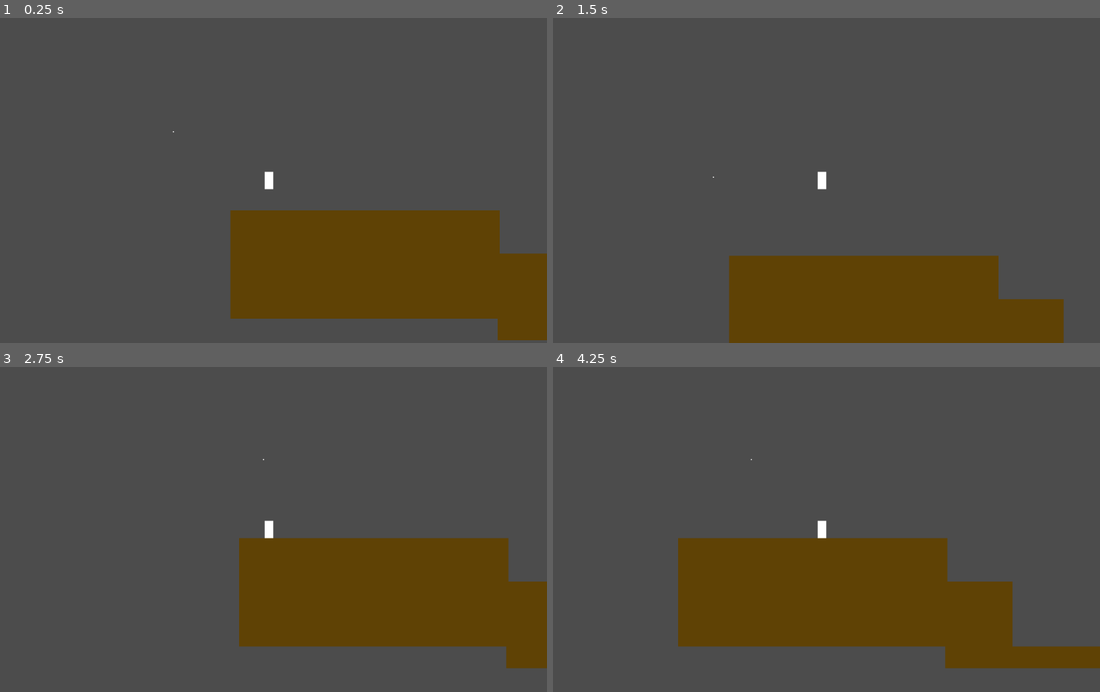
Above: before the commit, frames 1-4 (two rows, left to right).
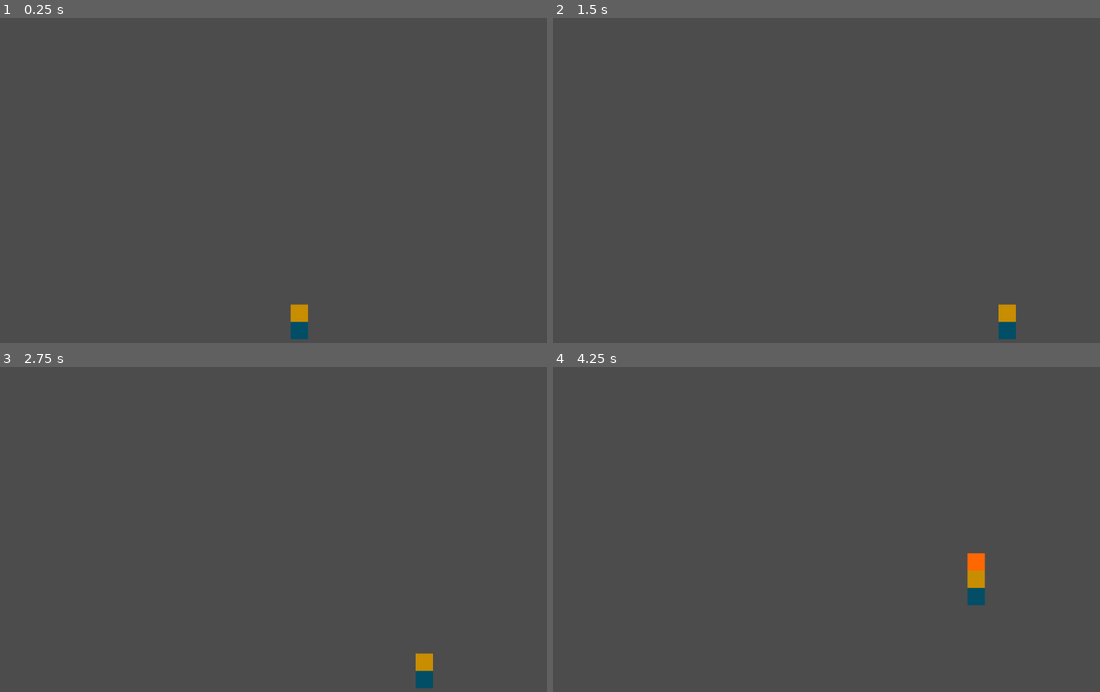
Above: after the commit, the same moments.

Repository: raulboo/gtmk-jam-game
Game: Godot game, scene res://script/prototypes/PrototypeBlock.tscn
Same seed, same stepped clock (60 frames per second), same inputs: the game is played once before the commit and once after it. Before the commit the project starts from res://script/prototypes/PrototypeChain.tscn.
Inputs (mouse positions are in pixels of both pictures, inside the frame that each line leads up to):
- Up to frame 1 (0.25 s): no input
- Up to frame 2 (1.5 s): move the mouse to (946, 164) at 0.52 s; press the mouse at (946, 164) at 0.53 s; hold D (move_right) from 0.53 s (still down); tap Space (jump) at 0.77 s; move the mouse to (711, 196) at 1.27 s; release the mouse at (711, 196) at 1.28 s; click (711, 196) at 1.35 s
- Up to frame 3 (2.75 s): tap Space (jump) at 1.52 s; move the mouse to (322, 458) at 2.02 s; release D (move_right) at 2.03 s; press the mouse at (322, 458) at 2.03 s; hold A (move_left) from 2.03 s (still down); right-click (322, 458) at 2.1 s
- Up to frame 4 (4.25 s): move the mouse to (793, 594) at 2.77 s; release A (move_left) at 2.78 s; release the mouse at (793, 594) at 2.78 s; hold D (move_right) from 2.78 s (still down); click (793, 594) at 2.85 s; tap Space (jump) at 3.02, 3.77 s; move the mouse to (990, 578) at 3.52 s; press the mouse at (990, 578) at 3.53 s

The runs differ from the first frame. In frame 1, 19% of the frame differs, in the area x 31-100%, y 34-100%; in frame 2, 15%; in frame 3, 19%; in frame 4, 21%, in the area x 22-100%, y 28-93%.

Commit message:
Finished basic mechanics

Diff:
--- /dev/null
+++ b/Headsaw/HeadSawScenes/Level1.tscn
@@ -0,0 +1,25 @@
+[gd_scene load_steps=4 format=2]
+
+[ext_resource path="res://Headsaw/HeadSawScenes/PlayerCamera.tscn" type="PackedScene" id=1]
+[ext_resource path="res://Headsaw/HeadSawScenes/Player.tscn" type="PackedScene" id=2]
+
+[sub_resource type="RectangleShape2D" id=1]
+extents = Vector2( 592, 10 )
+
+[node name="Level1" type="Node2D"]
+
+[node name="StaticBody2D" type="StaticBody2D" parent="."]
+position = Vector2( 520, 608 )
+
+[node name="CollisionShape2D" type="CollisionShape2D" parent="StaticBody2D"]
+shape = SubResource( 1 )
+
+[node name="PlayerCamera" parent="." instance=ExtResource( 1 )]
+
+[node name="DownRight" parent="PlayerCamera" index="1"]
+position = Vector2( 1232, 616 )
+
+[node name="Player" parent="." instance=ExtResource( 2 )]
+position = Vector2( 520, 568 )
+
+[editable path="PlayerCamera"]
--- /dev/null
+++ b/Headsaw/HeadSawScenes/Player.tscn
@@ -0,0 +1,12 @@
+[gd_scene load_steps=3 format=2]
+
+[ext_resource path="res://Headsaw/HeadSawScript/Player.gd" type="Script" id=1]
+
+[sub_resource type="RectangleShape2D" id=1]
+extents = Vector2( 8, 16 )
+
+[node name="Player" type="KinematicBody2D"]
+script = ExtResource( 1 )
+
+[node name="CollisionShape2D" type="CollisionShape2D" parent="."]
+shape = SubResource( 1 )
--- /dev/null
+++ b/Headsaw/HeadSawScenes/PlayerCamera.tscn
@@ -0,0 +1,11 @@
+[gd_scene load_steps=2 format=2]
+
+[ext_resource path="res://Headsaw/HeadSawScript/PlayerCamera.gd" type="Script" id=1]
+
+[node name="PlayerCamera" type="Camera2D"]
+current = true
+script = ExtResource( 1 )
+
+[node name="UpLeft" type="Position2D" parent="."]
+
+[node name="DownRight" type="Position2D" parent="."]
--- /dev/null
+++ b/Headsaw/HeadSawScript/Player.gd
@@ -0,0 +1,19 @@
+extends KinematicBody2D
+
+var spd = 400
+var velocity = Vector2(0.0, -1.0)
+var hsp = 0
+var vsp = 0
+
+func _get_input():
+	if Input.is_action_pressed("move_right"):
+		hsp = spd
+	elif Input.is_action_pressed("move_left"):
+		hsp = -spd
+	else:
+		hsp = 0
+func _physics_process(delta):
+	_get_input()
+	velocity.x = hsp
+	velocity.y = vsp
+	velocity = move_and_slide(velocity)
--- /dev/null
+++ b/Headsaw/HeadSawScript/PlayerCamera.gd
@@ -0,0 +1,18 @@
+extends Camera2D
+
+#ATENTION, IN THIS SCRIPT YOU MUST LET THE CAMERA
+#ON THE SAME POSITION OF THE MAIN NODE
+#OF THE SCENE OTHERWISE THE CAMERA LIMIT
+#WILL NOT WORK WAS SUPPOSED TO BE
+
+onready var target = get_parent().find_node("Player")
+onready var UpLeft = get_node("UpLeft")
+onready var DownRight = get_node("DownRight")
+func _ready():
+	limit_right = DownRight.position.x
+	limit_bottom = DownRight.position.y
+	limit_left = UpLeft.position.x
+	limit_top = UpLeft.position.y
+
+func _process(delta):
+	position = Vector2(target.position.x, target.position.y)
--- a/project.godot
+++ b/project.godot
@@ -11,7 +11,7 @@
 [application]
 
 config/name="gmtk-jam-game"
-run/main_scene="res://script/prototypes/PrototypeChain.tscn"
+run/main_scene="res://script/prototypes/PrototypeBlock.tscn"
 config/icon="res://icon.png"
 
 [input]
--- a/script/prototypes/PieceState.gd
+++ b/script/prototypes/PieceState.gd
@@ -1,18 +1,18 @@
-extends StaticBody2D
+extends CollisionShape2D
 
 var is_active : bool = false
 
 func _ready():
 	self.hide()
-	$CollisionShape2D.disabled = true
+	self.disabled = true
 
 func connect_piece():
 	is_active = true
-	$CollisionShape2D.disabled = false
+	self.disabled = false
 	self.show()
 
 
 func drop():
 	is_active = false
-	$CollisionShape2D.disabled = true
+	self.disabled = true
 	self.hide()
--- a/script/prototypes/PlayerBlock.gd
+++ b/script/prototypes/PlayerBlock.gd
@@ -11,7 +11,7 @@
 func _physics_process(delta):
 	velocity.y += gravity_current
 
-	if Input.is_action_pressed("Mouse_left") and $Pieces/RopePiece.is_active:
+	if Input.is_action_pressed("Mouse_left") and $RopePiece.is_active:
 		is_on_click_mode = true
 	elif is_on_floor():
 		is_on_click_mode = false
@@ -42,4 +42,4 @@
 		var object = get_slide_collision(i).collider
 		if object.is_in_group("jigsaw_piece"):
 			object.fit_in_character()
-			$Pieces.get_child(object.type).connect_piece()
+			self.get_child(object.type).connect_piece()
--- a/script/prototypes/PrototypeBlock.tscn
+++ b/script/prototypes/PrototypeBlock.tscn
@@ -1,9 +1,15 @@
-[gd_scene load_steps=13 format=2]
+[gd_scene load_steps=14 format=2]
 
 [ext_resource path="res://script/RigidBody2D.gd" type="Script" id=1]
 [ext_resource path="res://script/prototypes/PlayerBlock.gd" type="Script" id=2]
 [ext_resource path="res://script/prototypes/Piece.gd" type="Script" id=3]
 [ext_resource path="res://script/prototypes/PieceState.gd" type="Script" id=4]
+
+[sub_resource type="RectangleShape2D" id=3]
+extents = Vector2( 16, 12 )
+
+[sub_resource type="RectangleShape2D" id=4]
+extents = Vector2( 16, 16 )
 
 [sub_resource type="RectangleShape2D" id=1]
 extents = Vector2( 16, 16 )
@@ -11,22 +17,19 @@
 [sub_resource type="RectangleShape2D" id=2]
 extents = Vector2( 16, 16 )
 
+[sub_resource type="RectangleShape2D" id=5]
+extents = Vector2( 560, 6.92815 )
+
+[sub_resource type="RectangleShape2D" id=6]
+extents = Vector2( 48, 456 )
+
 [sub_resource type="RectangleShape2D" id=7]
-extents = Vector2( 16, 12 )
+extents = Vector2( 128, 24 )
+
+[sub_resource type="RectangleShape2D" id=9]
+extents = Vector2( 240, 16 )
 
 [sub_resource type="RectangleShape2D" id=8]
-extents = Vector2( 12, 16 )
-
-[sub_resource type="RectangleShape2D" id=3]
-extents = Vector2( 560, 6.92815 )
-
-[sub_resource type="RectangleShape2D" id=4]
-extents = Vector2( 48, 456 )
-
-[sub_resource type="RectangleShape2D" id=5]
-extents = Vector2( 128, 24 )
-
-[sub_resource type="RectangleShape2D" id=6]
 extents = Vector2( 16, 16 )
 
 [node name="Level" type="Node2D"]
@@ -34,6 +37,62 @@
 [node name="Player" type="KinematicBody2D" parent="."]
 position = Vector2( 568, 576 )
 script = ExtResource( 2 )
+
+[node name="RopePiece" type="CollisionShape2D" parent="Player"]
+position = Vector2( 0, -68 )
+shape = SubResource( 3 )
+script = ExtResource( 4 )
+
+[node name="Sprite" type="Sprite" parent="Player/RopePiece"]
+position = Vector2( 0, 4 )
+
+[node name="ColorRect" type="ColorRect" parent="Player/RopePiece"]
+margin_left = -16.0
+margin_top = -12.0
+margin_right = 16.0
+margin_bottom = 20.0
+color = Color( 1, 0.403922, 0.00784314, 1 )
+__meta__ = {
+"_edit_use_anchors_": false
+}
+
+[node name="LegPiece" type="CollisionShape2D" parent="Player"]
+position = Vector2( 32, -32 )
+shape = SubResource( 4 )
+script = ExtResource( 4 )
+
+[node name="Sprite" type="Sprite" parent="Player/LegPiece"]
+
+[node name="ColorRect" type="ColorRect" parent="Player/LegPiece"]
+visible = false
+margin_left = -16.0
+margin_top = -16.0
+margin_right = 16.0
+margin_bottom = 16.0
+color = Color( 0.00784314, 0.733333, 0.788235, 1 )
+__meta__ = {
+"_edit_use_anchors_": false
+}
+
+[node name="ColorRect" type="ColorRect" parent="Player"]
+margin_left = -16.0
+margin_top = -16.0
+margin_right = 16.0
+margin_bottom = 16.0
+color = Color( 0.00784314, 0.305882, 0.4, 1 )
+__meta__ = {
+"_edit_use_anchors_": false
+}
+
+[node name="ColorRect2" type="ColorRect" parent="Player"]
+margin_left = -16.0
+margin_top = -48.0
+margin_right = 16.0
+margin_bottom = -16.0
+color = Color( 0.784314, 0.552941, 0, 1 )
+__meta__ = {
+"_edit_use_anchors_": false
+}
 
 [node name="CollisionShape2D" type="CollisionShape2D" parent="Player"]
 shape = SubResource( 1 )
@@ -48,48 +107,27 @@
 can_sleep = false
 script = ExtResource( 1 )
 
-[node name="Pieces" type="Node2D" parent="Player"]
-
-[node name="RopePiece" type="StaticBody2D" parent="Player/Pieces"]
-position = Vector2( 0, -64 )
-script = ExtResource( 4 )
-
-[node name="Sprite" type="Sprite" parent="Player/Pieces/RopePiece"]
-
-[node name="CollisionShape2D" type="CollisionShape2D" parent="Player/Pieces/RopePiece"]
-position = Vector2( 0, -4 )
-shape = SubResource( 7 )
-
-[node name="LegPiece" type="StaticBody2D" parent="Player/Pieces"]
-position = Vector2( 32, -32 )
-script = ExtResource( 4 )
-__meta__ = {
-"_edit_group_": true
-}
-
-[node name="Sprite" type="Sprite" parent="Player/Pieces/LegPiece"]
-
-[node name="CollisionShape2D" type="CollisionShape2D" parent="Player/Pieces/LegPiece"]
-position = Vector2( 4, 0 )
-shape = SubResource( 8 )
-
 [node name="StaticBody2D" type="StaticBody2D" parent="."]
 
 [node name="Floor" type="CollisionShape2D" parent="StaticBody2D"]
 position = Vector2( 504, 600 )
-shape = SubResource( 3 )
+shape = SubResource( 5 )
 
 [node name="CollisionShape2D" type="CollisionShape2D" parent="StaticBody2D"]
 position = Vector2( -48, 456 )
-shape = SubResource( 4 )
+shape = SubResource( 6 )
 
 [node name="CollisionShape2D2" type="CollisionShape2D" parent="StaticBody2D"]
 position = Vector2( 1072, 448 )
-shape = SubResource( 4 )
+shape = SubResource( 6 )
 
 [node name="CollisionShape2D3" type="CollisionShape2D" parent="StaticBody2D"]
 position = Vector2( 128, 336 )
-shape = SubResource( 5 )
+shape = SubResource( 7 )
+
+[node name="CollisionShape2D4" type="CollisionShape2D" parent="StaticBody2D"]
+position = Vector2( 840, 328 )
+shape = SubResource( 9 )
 
 [node name="Piece" type="StaticBody2D" parent="." groups=[
 "jigsaw_piece",
@@ -102,4 +140,20 @@
 type = 1
 
 [node name="CollisionShape2D" type="CollisionShape2D" parent="Piece"]
-shape = SubResource( 6 )
+rotation = -1.5708
+shape = SubResource( 8 )
+one_way_collision = true
+
+[node name="Piece2" type="StaticBody2D" parent="." groups=[
+"jigsaw_piece",
+]]
+position = Vector2( 848, 432 )
+script = ExtResource( 3 )
+__meta__ = {
+"_edit_group_": true
+}
+
+[node name="CollisionShape2D" type="CollisionShape2D" parent="Piece2"]
+rotation = 3.14159
+shape = SubResource( 8 )
+one_way_collision = true
Not shown, added: Headsaw.7z
